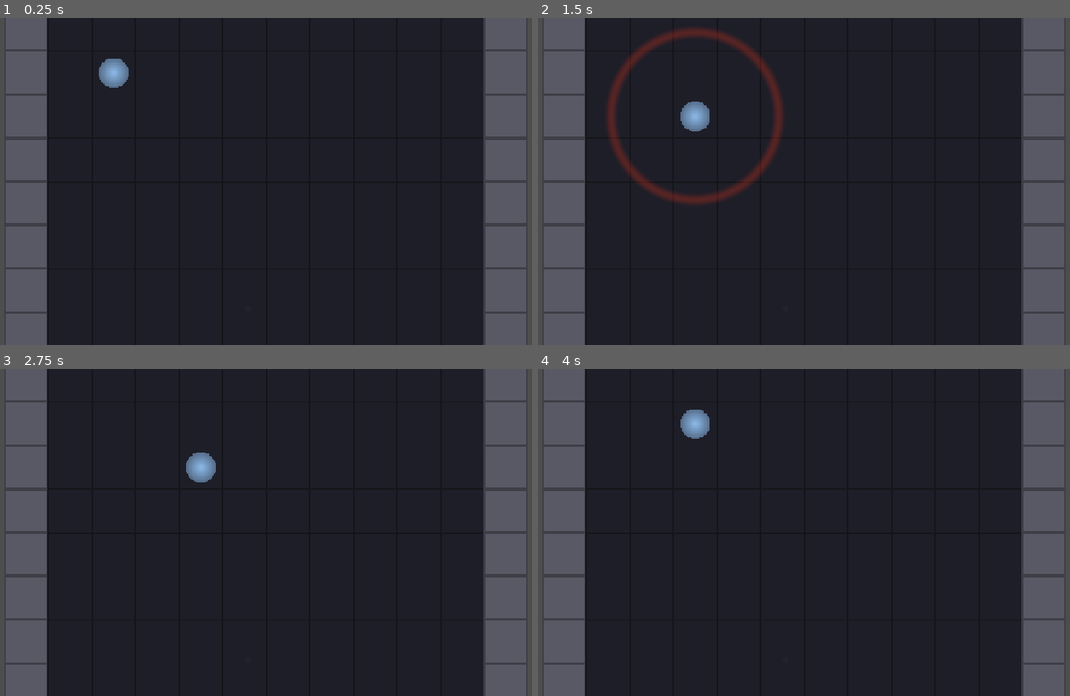
Above: before the commit, frames 1-4 (two rows, left to right).
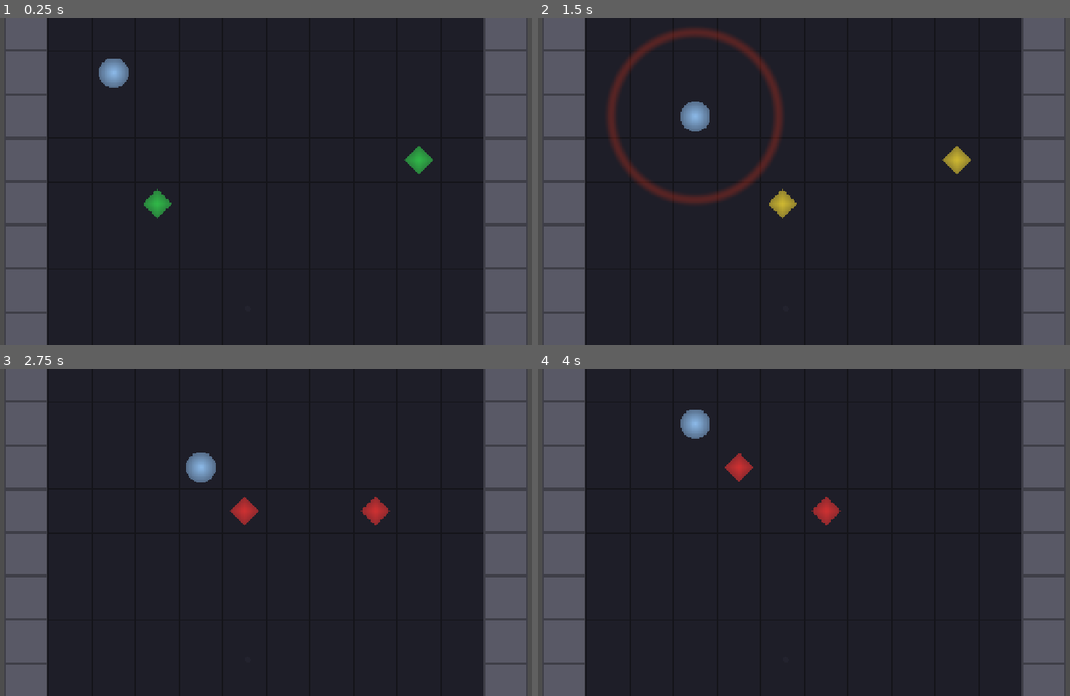
Above: after the commit, the same moments.

Repository: saagpatel/PhantomFrequencies
Game: Godot game, scene res://Scenes/Levels/TestLevel.tscn
Two runs of this game, one before a commit and one after it. Both use one fixed random seed, a clock stepped at 60 frames per second and the inputs below.
Inputs:
- Up to frame 1 (0.25 s): no input
- Up to frame 2 (1.5 s): tap Enter at 0.5 s; hold D (move_right) 0.53-1.28 s; hold S (move_down) from 1.28 s (still down)
- Up to frame 3 (2.75 s): release S (move_down) at 2.03 s; hold D (move_right) from 2.03 s (still down)
- Up to frame 4 (4 s): tap Space at 2.75 s; release D (move_right) at 2.78 s; hold W (move_up) 2.78-3.53 s; tap Enter at 3.5 s; hold A (move_left) from 3.53 s (still down)

The runs differ from the first frame. In frame 1, 0.5% of the frame differs, in the area x 27-82%, y 39-62%; in frame 2, 0.5%; in frame 3, 0.5%; in frame 4, 0.5%, in the area x 35-57%, y 25-48%.

Commit message:
feat(guard): add guard AI with hearing, FSM, and two variants
- GuardBase: hearing Area2D, wall occlusion, 4-state FSM
  (Patrol/Investigate/Alert/Return), diamond sprite with state colors
- Patroller: walks waypoint loop, one tile per beat
- Sentinel: stationary, 7-tile hearing radius
- FSM transitions: sound → investigate → second sound → alert,
  silence timeout → return → resume patrol
- TestLevel updated with Patroller on row 5 and Sentinel near right wall

Diff:
--- /dev/null
+++ b/Scenes/Guards/GuardBase.gd
@@ -0,0 +1,261 @@
+extends CharacterBody2D
+## Base guard with hearing Area2D and FSM.
+## Guards detect the player by sound only — no sight.
+
+const STATE_PATROL: int = 0
+const STATE_INVESTIGATE: int = 1
+const STATE_ALERT: int = 2
+const STATE_RETURN: int = 3
+
+@export var hearing_range: float = Constants.GUARD_HEARING_RANGE
+@export var hearing_threshold: float = Constants.GUARD_HEARING_THRESHOLD
+
+var grid_position: Vector2i = Vector2i.ZERO
+var state: int = STATE_PATROL
+var _sprite: Sprite2D = null
+var _hearing_shape: CollisionShape2D = null
+var _tilemap: TileMapLayer = null
+
+# Investigation / alert tracking
+var _last_sound_position: Vector2 = Vector2.ZERO
+var _silent_beats: int = 0  # beats since last heard sound
+var _beat_counter: int = 0  # counts beats for investigate move pacing
+
+# Patrol
+var _patrol_waypoints: Array[Vector2i] = []
+var _patrol_index: int = 0
+var _return_waypoint_index: int = 0  # where to resume patrol after returning
+
+
+func _ready() -> void:
+	_tilemap = get_parent().get_node_or_null("TileMapLayer") as TileMapLayer
+	_setup_sprite()
+	_setup_collision()
+	_setup_hearing_area()
+	# If no waypoints set, derive grid position from scene placement
+	if _patrol_waypoints.is_empty() and grid_position == Vector2i.ZERO:
+		var ts: int = Constants.TILE_SIZE
+		grid_position = Vector2i(int(position.x) / ts, int(position.y) / ts)
+	_snap_to_grid()
+	_apply_state_color()
+
+	SoundPropagation.sound_emitted.connect(_on_sound_emitted)
+	BeatManager.beat_tick.connect(_on_beat_tick)
+
+
+func _setup_sprite() -> void:
+	_sprite = $Sprite2D
+	var size: int = int(Constants.GUARD_SPRITE_SIZE)
+	var img: Image = Image.create(size, size, false, Image.FORMAT_RGBA8)
+	var center: Vector2 = Vector2(size / 2.0, size / 2.0)
+	# Draw a diamond shape for guards
+	for x: int in range(size):
+		for y: int in range(size):
+			var dx: float = absf(x - center.x)
+			var dy: float = absf(y - center.y)
+			var dist: float = dx + dy
+			if dist < size / 2.0 - 2.0:
+				var alpha: float = 1.0 - (dist / (size / 2.0)) * 0.4
+				img.set_pixel(x, y, Color(1.0, 1.0, 1.0, alpha))
+	_sprite.texture = ImageTexture.create_from_image(img)
+
+
+func _setup_collision() -> void:
+	var collision: CollisionShape2D = $CollisionShape2D
+	var shape: CircleShape2D = CircleShape2D.new()
+	shape.radius = Constants.GUARD_SPRITE_SIZE / 2.0 - 4.0
+	collision.shape = shape
+
+
+func _setup_hearing_area() -> void:
+	var area: Area2D = $HearingArea
+	_hearing_shape = area.get_node("CollisionShape2D") as CollisionShape2D
+	var shape: CircleShape2D = CircleShape2D.new()
+	shape.radius = hearing_range
+	_hearing_shape.shape = shape
+
+
+func set_patrol_waypoints(waypoints: Array[Vector2i]) -> void:
+	_patrol_waypoints = waypoints
+	if _patrol_waypoints.size() > 0:
+		grid_position = _patrol_waypoints[0]
+		_snap_to_grid()
+
+
+func _on_sound_emitted(event: Dictionary) -> void:
+	var sound_origin: Vector2 = event["origin"] as Vector2
+	var intensity: float = event["intensity"] as float
+
+	# Filter: below hearing threshold
+	if intensity < hearing_threshold:
+		return
+
+	# Filter: outside hearing range
+	var distance: float = global_position.distance_to(sound_origin)
+	if distance > hearing_range:
+		return
+
+	# Filter: blocked by walls
+	if not SoundPropagation.can_sound_reach(sound_origin, global_position):
+		return
+
+	# Sound detected — update FSM
+	_last_sound_position = sound_origin
+	_silent_beats = 0
+
+	match state:
+		STATE_PATROL:
+			_transition_to(STATE_INVESTIGATE)
+		STATE_INVESTIGATE:
+			# Second sound while investigating → confirm threat
+			_transition_to(STATE_ALERT)
+		STATE_ALERT:
+			pass  # already chasing
+		STATE_RETURN:
+			_transition_to(STATE_INVESTIGATE)
+
+
+func _on_beat_tick(beat_number: int) -> void:
+	_silent_beats += 1
+	_beat_counter += 1
+
+	match state:
+		STATE_PATROL:
+			_do_patrol()
+		STATE_INVESTIGATE:
+			_do_investigate()
+		STATE_ALERT:
+			_do_alert()
+		STATE_RETURN:
+			_do_return()
+
+
+func _transition_to(new_state: int) -> void:
+	if state == new_state:
+		return
+
+	# Save patrol position when leaving patrol
+	if state == STATE_PATROL:
+		_return_waypoint_index = _patrol_index
+
+	state = new_state
+	_beat_counter = 0
+	_apply_state_color()
+
+
+func _apply_state_color() -> void:
+	if _sprite == null:
+		return
+	match state:
+		STATE_PATROL:
+			_sprite.modulate = Constants.GUARD_PATROL_COLOR
+		STATE_INVESTIGATE:
+			_sprite.modulate = Constants.GUARD_INVESTIGATE_COLOR
+		STATE_ALERT:
+			_sprite.modulate = Constants.GUARD_ALERT_COLOR
+		STATE_RETURN:
+			_sprite.modulate = Constants.GUARD_RETURN_COLOR
+
+
+## Override in subclasses. Base does nothing.
+func _do_patrol() -> void:
+	pass
+
+
+func _do_investigate() -> void:
+	# Timeout: return after N quiet beats
+	if _silent_beats >= Constants.GUARD_INVESTIGATE_TIMEOUT_BEATS:
+		_transition_to(STATE_RETURN)
+		return
+
+	# Move toward last sound position every N beats
+	if _beat_counter % Constants.GUARD_INVESTIGATE_BEAT_INTERVAL != 0:
+		return
+	_move_toward_world_position(_last_sound_position)
+
+
+func _do_alert() -> void:
+	# Escape: return after N quiet beats
+	if _silent_beats >= Constants.GUARD_ALERT_ESCAPE_BEATS:
+		_transition_to(STATE_RETURN)
+		return
+
+	# Chase: move toward last known sound position every beat
+	_move_toward_world_position(_last_sound_position)
+
+
+func _do_return() -> void:
+	# Move back toward patrol resume point
+	if _patrol_waypoints.is_empty():
+		_transition_to(STATE_PATROL)
+		return
+
+	var target_tile: Vector2i = _patrol_waypoints[_return_waypoint_index]
+	if grid_position == target_tile:
+		_patrol_index = _return_waypoint_index
+		_transition_to(STATE_PATROL)
+		return
+
+	_move_toward_tile(target_tile)
+
+
+func _move_toward_world_position(target_world: Vector2) -> void:
+	var ts: int = Constants.TILE_SIZE
+	var target_tile: Vector2i = Vector2i(
+		int(target_world.x) / ts,
+		int(target_world.y) / ts
+	)
+	_move_toward_tile(target_tile)
+
+
+func _move_toward_tile(target: Vector2i) -> void:
+	if grid_position == target:
+		return
+
+	var diff: Vector2i = target - grid_position
+	# Move one tile in the dominant direction
+	var direction: Vector2i = Vector2i.ZERO
+	if absi(diff.x) >= absi(diff.y):
+		direction.x = signi(diff.x)
+	else:
+		direction.y = signi(diff.y)
+
+	var next_tile: Vector2i = grid_position + direction
+	if _is_wall(next_tile):
+		# Try the other axis
+		if direction.x != 0:
+			direction = Vector2i(0, signi(diff.y)) if diff.y != 0 else Vector2i.ZERO
+		else:
+			direction = Vector2i(signi(diff.x), 0) if diff.x != 0 else Vector2i.ZERO
+		next_tile = grid_position + direction
+		if direction == Vector2i.ZERO or _is_wall(next_tile):
+			return  # stuck
+
+	grid_position = next_tile
+	_animate_move()
+
+
+func _is_wall(tile: Vector2i) -> bool:
+	if _tilemap == null:
+		return false
+	var tile_data: TileData = _tilemap.get_cell_tile_data(tile)
+	if tile_data == null:
+		return true
+	var atlas_coords: Vector2i = _tilemap.get_cell_atlas_coords(tile)
+	return atlas_coords == Vector2i(1, 0)
+
+
+func _tile_to_world(tile: Vector2i) -> Vector2:
+	var ts: int = Constants.TILE_SIZE
+	return Vector2(tile.x * ts + ts / 2, tile.y * ts + ts / 2)
+
+
+func _snap_to_grid() -> void:
+	position = _tile_to_world(grid_position)
+
+
+func _animate_move() -> void:
+	var target_pos: Vector2 = _tile_to_world(grid_position)
+	var tween: Tween = create_tween()
+	tween.tween_property(self, "position", target_pos, Constants.PLAYER_MOVE_DURATION) \
+		.set_ease(Tween.EASE_OUT).set_trans(Tween.TRANS_CUBIC)
--- /dev/null
+++ b/Scenes/Guards/GuardBase.tscn
@@ -0,0 +1,19 @@
+[gd_scene load_steps=2 format=3 uid="uid://cguard_base"]
+
+[ext_resource type="Script" path="res://Scenes/Guards/GuardBase.gd" id="1_guard"]
+
+[node name="GuardBase" type="CharacterBody2D"]
+collision_layer = 4
+script = ExtResource("1_guard")
+
+[node name="Sprite2D" type="Sprite2D" parent="."]
+modulate = Color(0.2, 0.8, 0.3, 0.9)
+
+[node name="HearingArea" type="Area2D" parent="."]
+collision_layer = 0
+collision_mask = 0
+monitorable = false
+
+[node name="CollisionShape2D" type="CollisionShape2D" parent="HearingArea"]
+
+[node name="CollisionShape2D" type="CollisionShape2D" parent="."]
--- /dev/null
+++ b/Scenes/Guards/Patroller.gd
@@ -0,0 +1,14 @@
+extends "res://Scenes/Guards/GuardBase.gd"
+## Patroller — walks a loop of waypoints, one tile per beat.
+
+
+func _do_patrol() -> void:
+	if _patrol_waypoints.is_empty():
+		return
+
+	# Advance to next waypoint
+	_patrol_index = (_patrol_index + 1) % _patrol_waypoints.size()
+	var target: Vector2i = _patrol_waypoints[_patrol_index]
+
+	# Move one step toward waypoint
+	_move_toward_tile(target)
--- /dev/null
+++ b/Scenes/Guards/Patroller.tscn
@@ -0,0 +1,19 @@
+[gd_scene load_steps=2 format=3 uid="uid://cpatroller"]
+
+[ext_resource type="Script" path="res://Scenes/Guards/Patroller.gd" id="1_patroller"]
+
+[node name="Patroller" type="CharacterBody2D"]
+collision_layer = 4
+script = ExtResource("1_patroller")
+
+[node name="Sprite2D" type="Sprite2D" parent="."]
+modulate = Color(0.2, 0.8, 0.3, 0.9)
+
+[node name="HearingArea" type="Area2D" parent="."]
+collision_layer = 0
+collision_mask = 0
+monitorable = false
+
+[node name="CollisionShape2D" type="CollisionShape2D" parent="HearingArea"]
+
+[node name="CollisionShape2D" type="CollisionShape2D" parent="."]
--- /dev/null
+++ b/Scenes/Guards/Sentinel.gd
@@ -0,0 +1,12 @@
+extends "res://Scenes/Guards/GuardBase.gd"
+## Sentinel — stationary guard with wider hearing radius.
+
+
+func _ready() -> void:
+	hearing_range = Constants.SENTINEL_HEARING_RANGE
+	super._ready()
+
+
+## Sentinels don't patrol — they stand still.
+func _do_patrol() -> void:
+	pass
--- /dev/null
+++ b/Scenes/Guards/Sentinel.tscn
@@ -0,0 +1,19 @@
+[gd_scene load_steps=2 format=3 uid="uid://csentinel"]
+
+[ext_resource type="Script" path="res://Scenes/Guards/Sentinel.gd" id="1_sentinel"]
+
+[node name="Sentinel" type="CharacterBody2D"]
+collision_layer = 4
+script = ExtResource("1_sentinel")
+
+[node name="Sprite2D" type="Sprite2D" parent="."]
+modulate = Color(0.2, 0.8, 0.3, 0.9)
+
+[node name="HearingArea" type="Area2D" parent="."]
+collision_layer = 0
+collision_mask = 0
+monitorable = false
+
+[node name="CollisionShape2D" type="CollisionShape2D" parent="HearingArea"]
+
+[node name="CollisionShape2D" type="CollisionShape2D" parent="."]
--- a/Scenes/Levels/TestLevel.gd
+++ b/Scenes/Levels/TestLevel.gd
@@ -22,6 +22,9 @@
 	# Wire up SoundPropagation with the tilemap and wave pool
 	SoundPropagation.set_tilemap(tilemap)
 	SoundPropagation.init_wave_pool(self)
+
+	# Set up guard patrol paths
+	_setup_guards()
 
 
 func _setup_tileset(tilemap: TileMapLayer) -> void:
@@ -65,6 +68,17 @@
 	tilemap.tile_set = tileset
 
 
+func _setup_guards() -> void:
+	var patroller: Node = $Patroller
+	# Patrol loop along the middle of the room
+	var waypoints: Array[Vector2i] = [
+		Vector2i(3, 5), Vector2i(4, 5), Vector2i(5, 5), Vector2i(6, 5),
+		Vector2i(7, 5), Vector2i(8, 5), Vector2i(8, 5), Vector2i(7, 5),
+		Vector2i(6, 5), Vector2i(5, 5), Vector2i(4, 5), Vector2i(3, 5),
+	]
+	patroller.set_patrol_waypoints(waypoints)
+
+
 func _generate_room(tilemap: TileMapLayer) -> void:
 	for x: int in range(ROOM_WIDTH):
 		for y: int in range(ROOM_HEIGHT):
--- a/Scenes/Levels/TestLevel.tscn
+++ b/Scenes/Levels/TestLevel.tscn
@@ -1,8 +1,10 @@
-[gd_scene load_steps=5 format=3 uid="uid://ctest_level"]
+[gd_scene load_steps=7 format=3 uid="uid://ctest_level"]
 
 [ext_resource type="Script" path="res://Scenes/Levels/TestLevel.gd" id="1_level"]
 [ext_resource type="PackedScene" uid="uid://bbeat_indicator" path="res://Scenes/UI/BeatIndicator.tscn" id="2_beat"]
 [ext_resource type="PackedScene" uid="uid://cplayer" path="res://Scenes/Player/Player.tscn" id="3_player"]
+[ext_resource type="PackedScene" uid="uid://cpatroller" path="res://Scenes/Guards/Patroller.tscn" id="4_patroller"]
+[ext_resource type="PackedScene" uid="uid://csentinel" path="res://Scenes/Guards/Sentinel.tscn" id="5_sentinel"]
 
 [sub_resource type="TileSet" id="TileSet_room"]
 tile_size = Vector2i(64, 64)
@@ -16,6 +18,12 @@
 [node name="Player" parent="." instance=ExtResource("3_player")]
 position = Vector2(160, 160)
 
+[node name="Patroller" parent="." instance=ExtResource("4_patroller")]
+position = Vector2(224, 352)
+
+[node name="Sentinel" parent="." instance=ExtResource("5_sentinel")]
+position = Vector2(608, 288)
+
 [node name="Camera2D" type="Camera2D" parent="."]
 position = Vector2(384, 320)
 zoom = Vector2(1.5, 1.5)
--- a/Scenes/Systems/Constants.gd
+++ b/Scenes/Systems/Constants.gd
@@ -19,6 +19,17 @@
 const GUARD_HEARING_RANGE: float = 320.0   # 5 tiles
 const SENTINEL_HEARING_RANGE: float = 448.0  # 7 tiles
 
+# Guards
+const GUARD_SPRITE_SIZE: float = 48.0
+const GUARD_HEARING_THRESHOLD: float = 0.3  # min intensity to react
+const GUARD_INVESTIGATE_BEAT_INTERVAL: int = 2  # move every N beats when investigating
+const GUARD_INVESTIGATE_TIMEOUT_BEATS: int = 4  # beats of silence before returning
+const GUARD_ALERT_ESCAPE_BEATS: int = 6  # beats of silence in alert before returning
+const GUARD_PATROL_COLOR: Color = Color(0.2, 0.8, 0.3, 0.9)  # green
+const GUARD_INVESTIGATE_COLOR: Color = Color(0.9, 0.8, 0.2, 0.9)  # yellow
+const GUARD_ALERT_COLOR: Color = Color(0.9, 0.2, 0.2, 0.9)  # red
+const GUARD_RETURN_COLOR: Color = Color(0.4, 0.6, 0.9, 0.9)  # blue
+
 # Player
 const PLAYER_MOVE_DURATION: float = 0.12  # seconds for move tween
 const PLAYER_COLOR: Color = Color(0.6, 0.8, 1.0, 0.9)  # ghostly blue-white
Not shown, added: Scenes/Player/Player.gd.uid
Not shown, added: Scenes/Player/SoundWave.gd.uid
Not shown, added: Scenes/Systems/SoundPropagation.gd.uid
